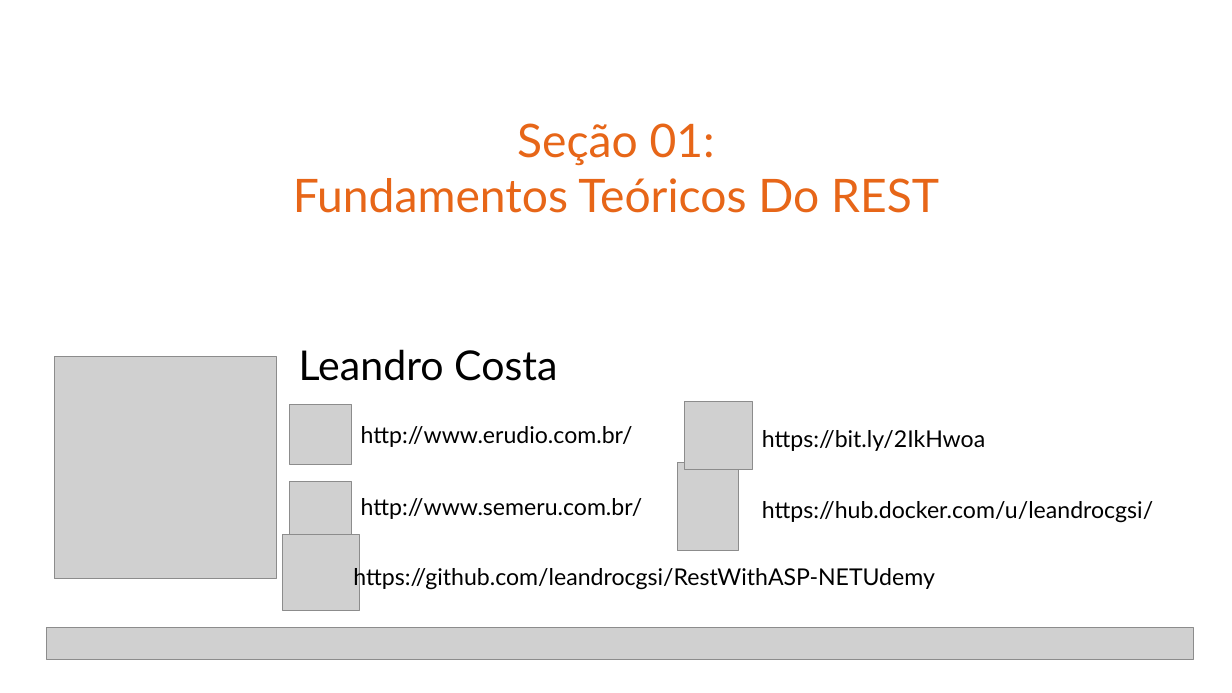
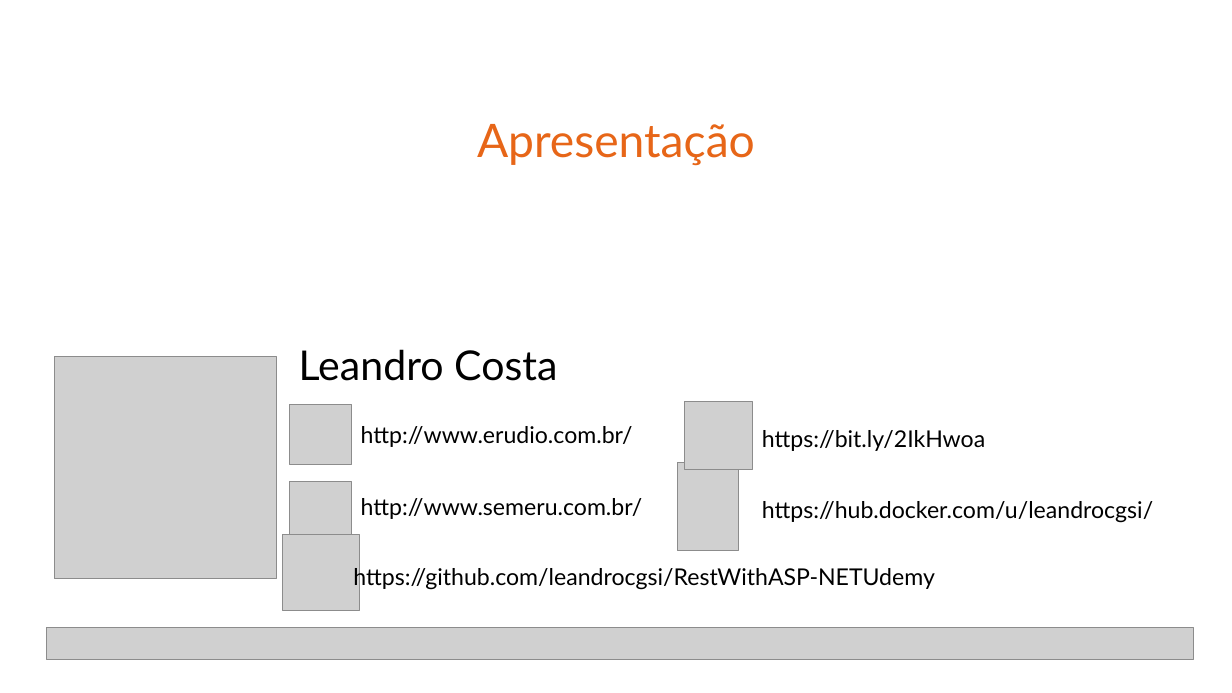
Before and after one commit to leandrocgsi/RestWithASP-NETUdemy, a slide deck: slide 2 of Documents/Building Modern RESTFul API's With ASP.NET Core - Architectural Overview.pptx. Drawn at 1232x693 pixels with LibreOffice and Linux fonts; fonts in the diff are those of the drawing; grey boxes stand for pictures. Boxes give left, top, right and bottom in pixels: in the first picture for what was removed or moved away, otherwise in the second. Text is boxed around its words. In the diff, an @@ line names an element or a change of style, - is before the commit and + after.

```diff
--- a/Documents/Building Modern RESTFul API's With ASP.NET Core - Architectural Overview.pptx
+++ b/Documents/Building Modern RESTFul API's With ASP.NET Core - Architectural Overview.pptx
@@ title at (477,124,755,166): text changed @@
-Seção 01:
-Fundamentos Teóricos Do REST
+Apresentação
```
Also in this commit, not shown: 1 other slide changed, 5 slides added.
